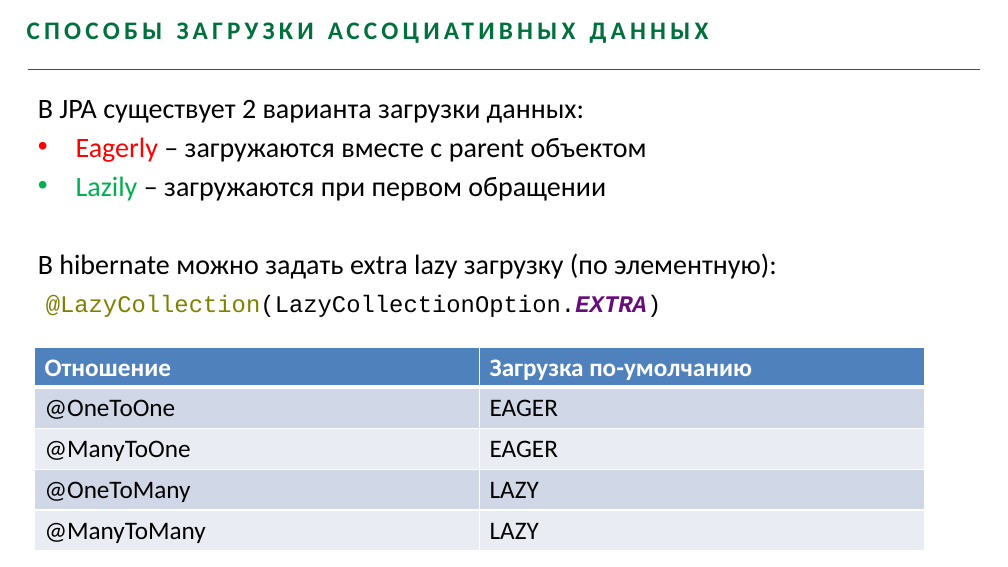
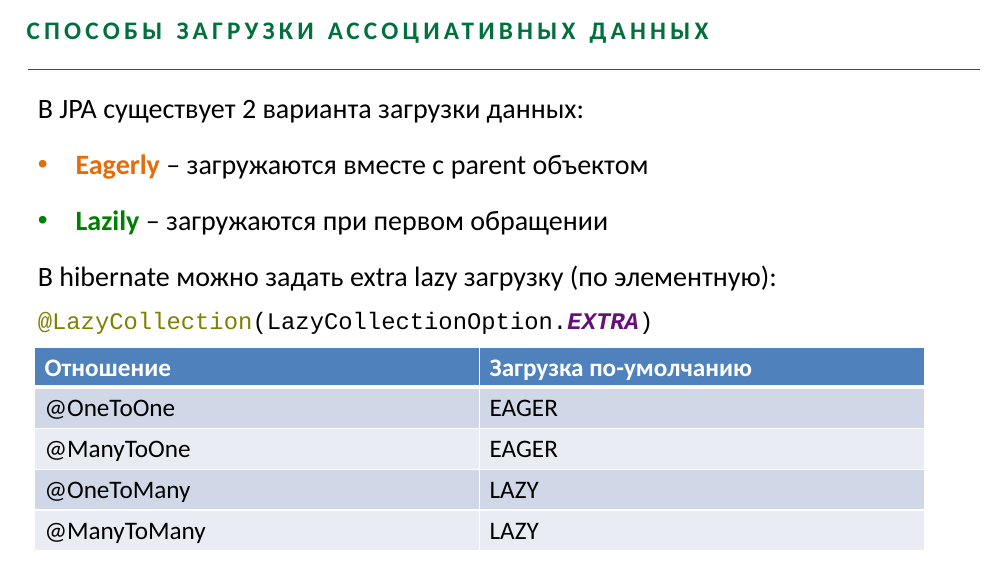
Before and after one commit to youhavebeenforked/JavaSchoolCourse, a slide deck: slide 22 of lessons/18_Hibernate/Hibernate.pptx. Drawn at 1008x567 pixels with LibreOffice and Linux fonts; fonts in the diff are those of the drawing; background and template pictures are left out. Boxes give left, top, right and bottom in pixels: in the first picture for what was removed or moved away, otherwise in the second. Text is boxed around its words. In the diff, an @@ line names an element or a change of style, - is before the commit and + after.

```diff
--- a/lessons/18_Hibernate/Hibernate.pptx
+++ b/lessons/18_Hibernate/Hibernate.pptx
@@ text "В JPA существует 2 варианта ..." at (x1=38, y1=99, x2=777, y2=291): text colour #FF0000 to #E46C0A in "Eagerly"; bold on in "Eagerly", "Lazily"; text colour #00B050 to #008000 in "Lazily"; line spacing 1 to 1.5 @@
@@ text "@LazyCollection(LazyCollectionOption.EXTRA)" moved from (x1=46, y1=295, x2=662, y2=317) to (x1=38, y1=311, x2=654, y2=334) @@
```
Also in this commit, not shown: 4 other slides changed, 12 other files.
